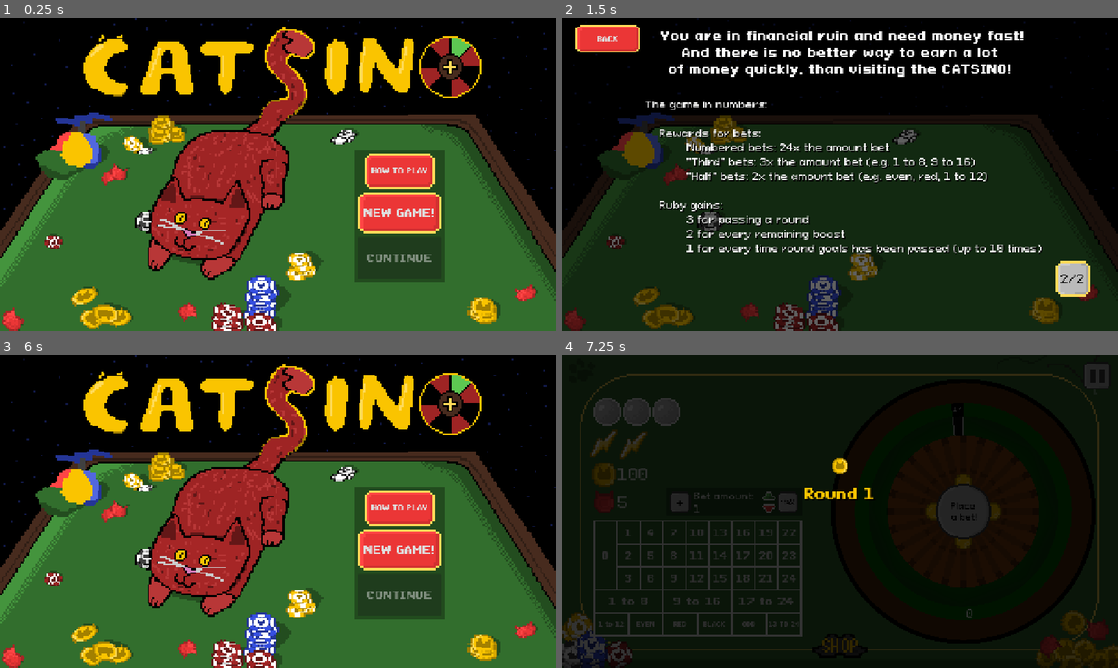
Above: before the commit, frames 1-4 (two rows, left to right).
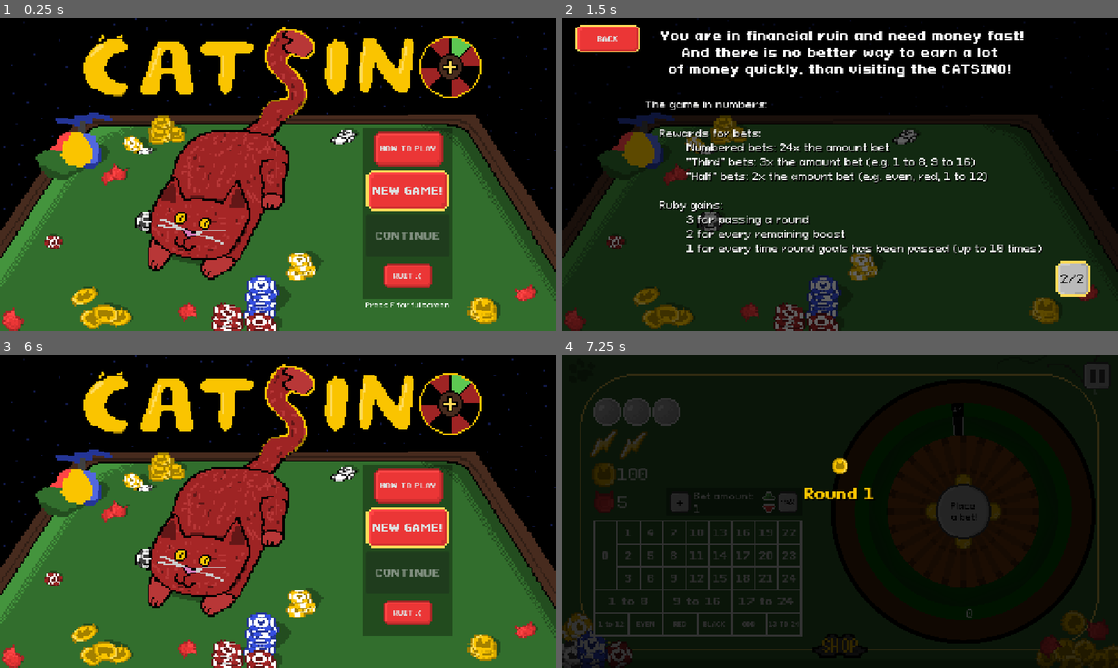
Above: after the commit, the same moments.

Repository: DuneRanger/Very-Serious-GameJam-2026
Game: Godot game, scene res://scenes/main.tscn
The game is run twice, just before and just after one commit, with the same random seed, the same clock (stepped at 60 frames per second) and the same inputs. Sound files missing from this copy of the repository are replaced by a short silence.
Inputs:
- Up to frame 1 (0.25 s): no input
- Up to frame 2 (1.5 s): click "HOW TO PLAY" at 0.5 s; click "1/2" at 1.25 s
- Up to frame 3 (6 s): click "2/2" at 2 s; click "1/2" at 2.75 s; click "2/2" at 3.5 s; click "1/2" at 4.25 s; click "2/2" at 5 s; click "BACK" at 5.75 s
- Up to frame 4 (7.25 s): click "NEW GAME!" at 6.5 s

The runs differ from the first frame. In frame 1, 6.8% of the frame differs, in the area x 63-82%, y 35-93%; in frame 2, nothing differs; in frame 3, 6.7%; in frame 4, nothing differs.

Commit message:
Fullscreen + quit button + main menu tweaks

Diff:
--- a/project.godot
+++ b/project.godot
@@ -79,6 +79,11 @@
 "events": [Object(InputEventKey,"resource_local_to_scene":false,"resource_name":"","device":-1,"window_id":0,"alt_press …(192 unchanged characters)…
 ]
 }
+fullscreen_toggle={
+"deadzone": 0.2,
+"events": [Object(InputEventKey,"resource_local_to_scene":false,"resource_name":"","device":0,"window_id":0,"alt_pressed":false,"shift_pressed":false,"ctrl_pressed":false,"meta_pressed":false,"pressed":false,"keycode":0,"physical_keycode":70,"key_label":0,"unicode":0,"location":0,"echo":false,"script":null)
+]
+}
 
 [physics]
 
--- a/scenes/game/game_scene/game_scene.gd
+++ b/scenes/game/game_scene/game_scene.gd
@@ -2,6 +2,7 @@
 
 class_name GameScene
 @warning_ignore_start("integer_division")
+
 
 func _ready() -> void:
 	GameManagerGlobal.signal_endless_mode.connect(start_next_round)
--- a/scenes/game/main_menu_scene/main_menu.gd
+++ b/scenes/game/main_menu_scene/main_menu.gd
@@ -24,3 +24,8 @@
 func _ready() -> void:
 	GameManagerGlobal.signal_can_continue_game.connect(continue_on)
 	GameManagerGlobal.signal_cannot_continue_game.connect(_on_continue_button_ready)
+
+
+
+func _on_quit_button_pressed() -> void:
+	get_tree().quit()
--- a/scenes/game/main_menu_scene/main_menu.tscn
+++ b/scenes/game/main_menu_scene/main_menu.tscn
@@ -6,6 +6,8 @@
 [ext_resource type="Texture2D" uid="uid://bfew31gwarq5w" path="res://assets/textures/UI/ButtonPressed.png" id="4_cf3fe"]
 [ext_resource type="Texture2D" uid="uid://3y8y1ll5bfcb" path="res://assets/textures/UI/Button2.png" id="4_w11i7"]
 [ext_resource type="Texture2D" uid="uid://wt3wpr6fyrj5" path="res://assets/textures/UI/ButtonHover.png" id="5_sng66"]
+[ext_resource type="Texture2D" uid="uid://cvc70jnauhlmx" path="res://assets/textures/UI/Button.png" id="7_coahj"]
+[ext_resource type="FontFile" uid="uid://btfhjobeerona" path="res://assets/fonts/PixeloidSans.otf" id="8_cf3fe"]
 
 [sub_resource type="StyleBoxTexture" id="StyleBoxTexture_5khk4"]
 texture = ExtResource("4_w11i7")
@@ -16,14 +18,54 @@
 [sub_resource type="StyleBoxTexture" id="StyleBoxTexture_j5ied"]
 texture = ExtResource("5_sng66")
 
-[sub_resource type="StyleBoxTexture" id="StyleBoxTexture_w11i7"]
-texture = ExtResource("4_w11i7")
+[sub_resource type="StyleBoxTexture" id="StyleBoxTexture_sng66"]
+texture = ExtResource("7_coahj")
 
 [sub_resource type="StyleBoxTexture" id="StyleBoxTexture_coahj"]
 texture = ExtResource("4_cf3fe")
 
 [sub_resource type="StyleBoxTexture" id="StyleBoxTexture_cf3fe"]
 texture = ExtResource("5_sng66")
+
+[sub_resource type="StyleBoxTexture" id="StyleBoxTexture_w11i7"]
+texture = ExtResource("4_w11i7")
+
+[sub_resource type="Animation" id="Animation_cf3fe"]
+length = 0.001
+tracks/0/type = "value"
+tracks/0/imported = false
+tracks/0/enabled = true
+tracks/0/path = NodePath(".:visible")
+tracks/0/interp = 1
+tracks/0/loop_wrap = true
+tracks/0/keys = {
+"times": PackedFloat32Array(0),
+"transitions": PackedFloat32Array(1),
+"update": 1,
+"values": [false]
+}
+
+[sub_resource type="Animation" id="Animation_sng66"]
+resource_name = "blink"
+loop_mode = 1
+tracks/0/type = "value"
+tracks/0/imported = false
+tracks/0/enabled = true
+tracks/0/path = NodePath(".:visible")
+tracks/0/interp = 1
+tracks/0/loop_wrap = true
+tracks/0/keys = {
+"times": PackedFloat32Array(0, 0.5),
+"transitions": PackedFloat32Array(1, 1),
+"update": 1,
+"values": [true, false]
+}
+
+[sub_resource type="AnimationLibrary" id="AnimationLibrary_5khk4"]
+_data = {
+&"RESET": SubResource("Animation_cf3fe"),
+&"blink": SubResource("Animation_sng66")
+}
 
 [node name="MainMenu" type="Node2D" unique_id=1434438599]
 script = ExtResource("1_p3a2k")
@@ -35,11 +77,20 @@
 texture = ExtResource("2_8ocso")
 centered = false
 
+[node name="Shadow" type="ColorRect" parent="." unique_id=926018850]
+show_behind_parent = true
+offset_left = 835.0
+offset_top = 253.0
+offset_right = 1043.0
+offset_bottom = 645.0
+mouse_filter = 1
+color = Color(0, 0, 0, 0.32156864)
+
 [node name="NewGameButton" type="Button" parent="." unique_id=589256499]
-offset_left = 824.0
-offset_top = 400.0
-offset_right = 1016.0
-offset_bottom = 496.0
+offset_left = 843.0
+offset_top = 349.0
+offset_right = 1035.0
+offset_bottom = 445.0
 theme_override_colors/font_hover_color = Color(0.98039216, 0.76862746, 0, 1)
 theme_override_fonts/font = ExtResource("2_w11i7")
 theme_override_font_sizes/font_size = 24
@@ -47,16 +98,6 @@
 theme_override_styles/pressed = SubResource("StyleBoxTexture_jhlmk")
 theme_override_styles/hover = SubResource("StyleBoxTexture_j5ied")
 text = "NEW GAME!"
-
-[node name="Shadow" type="ColorRect" parent="NewGameButton" unique_id=926018850]
-show_behind_parent = true
-layout_mode = 0
-offset_left = -8.0
-offset_top = -96.0
-offset_right = 200.0
-offset_bottom = 208.0
-mouse_filter = 1
-color = Color(0, 0, 0, 0.32156864)
 
 [node name="Label" type="Label" parent="." unique_id=501622967]
 visible = false
@@ -67,24 +108,37 @@
 theme_override_font_sizes/font_size = 48
 text = "awesome fucking cat gambling fucking game"
 
-[node name="HowToPlayButton" type="Button" parent="." unique_id=981845966]
-offset_left = 840.0
-offset_top = 312.0
-offset_right = 1002.0
-offset_bottom = 392.0
+[node name="QuitButton" type="Button" parent="." unique_id=1387078281]
+offset_left = 883.0
+offset_top = 565.0
+offset_right = 995.0
+offset_bottom = 621.0
 theme_override_colors/font_hover_color = Color(0.98039216, 0.76862746, 0, 1)
 theme_override_fonts/font = ExtResource("2_w11i7")
 theme_override_font_sizes/font_size = 16
-theme_override_styles/normal = SubResource("StyleBoxTexture_w11i7")
+theme_override_styles/normal = SubResource("StyleBoxTexture_sng66")
+theme_override_styles/pressed = SubResource("StyleBoxTexture_coahj")
+theme_override_styles/hover = SubResource("StyleBoxTexture_cf3fe")
+text = "QUIT :("
+
+[node name="HowToPlayButton" type="Button" parent="." unique_id=981845966]
+offset_left = 859.0
+offset_top = 261.0
+offset_right = 1021.0
+offset_bottom = 341.0
+theme_override_colors/font_hover_color = Color(0.98039216, 0.76862746, 0, 1)
+theme_override_fonts/font = ExtResource("2_w11i7")
+theme_override_font_sizes/font_size = 16
+theme_override_styles/normal = SubResource("StyleBoxTexture_sng66")
 theme_override_styles/pressed = SubResource("StyleBoxTexture_coahj")
 theme_override_styles/hover = SubResource("StyleBoxTexture_cf3fe")
 text = "HOW TO PLAY"
 
 [node name="ContinueButton" type="Button" parent="." unique_id=1395680593]
-offset_left = 824.0
-offset_top = 504.0
-offset_right = 1016.0
-offset_bottom = 600.0
+offset_left = 843.0
+offset_top = 453.0
+offset_right = 1035.0
+offset_bottom = 549.0
 theme_override_colors/font_hover_color = Color(0.98039216, 0.76862746, 0, 1)
 theme_override_fonts/font = ExtResource("2_w11i7")
 theme_override_font_sizes/font_size = 24
@@ -93,7 +147,21 @@
 theme_override_styles/hover = SubResource("StyleBoxTexture_cf3fe")
 text = "CONTINUE"
 
+[node name="FullscreenLabel" type="Label" parent="." unique_id=716755591]
+visible = false
+offset_left = 842.0
+offset_top = 651.0
+offset_right = 1034.0
+offset_bottom = 674.0
+theme_override_fonts/font = ExtResource("8_cf3fe")
+text = "Press F for fullscreen"
+
+[node name="AnimationPlayer" type="AnimationPlayer" parent="FullscreenLabel" unique_id=1599755427]
+libraries/ = SubResource("AnimationLibrary_5khk4")
+autoplay = &"blink"
+
 [connection signal="button_down" from="NewGameButton" to="." method="_on_new_game_button_button_down"]
+[connection signal="pressed" from="QuitButton" to="." method="_on_quit_button_pressed"]
 [connection signal="button_down" from="HowToPlayButton" to="." method="_on_how_to_play_button_button_down"]
 [connection signal="button_down" from="ContinueButton" to="." method="_on_continue_button_button_down"]
 [connection signal="ready" from="ContinueButton" to="." method="_on_continue_button_ready"]
--- a/scenes/main.gd
+++ b/scenes/main.gd
@@ -17,6 +17,7 @@
 var how_to_play_scene
 
 var first_game = true
+var fullscreen = false
 
 func _ready() -> void:
 	GameManagerGlobal.start_new_game = true
@@ -32,6 +33,17 @@
 	current_scene = main_menu_scene
 	add_child(main_menu_scene)
 	GameManagerGlobal.signal_switch_scene.connect(scene_switch)
+
+
+func _process(_delta: float) -> void:
+	if Input.is_action_just_pressed("fullscreen_toggle"):
+		if fullscreen == false:
+			fullscreen = true
+			DisplayServer.window_set_mode(DisplayServer.WINDOW_MODE_FULLSCREEN)
+		else:
+			fullscreen = false
+			DisplayServer.window_set_mode(DisplayServer.WINDOW_MODE_WINDOWED)
+
 
 func new_game():
 	GameManagerGlobal.start_new_game = false
Not shown, changed: export_presets.cfg
